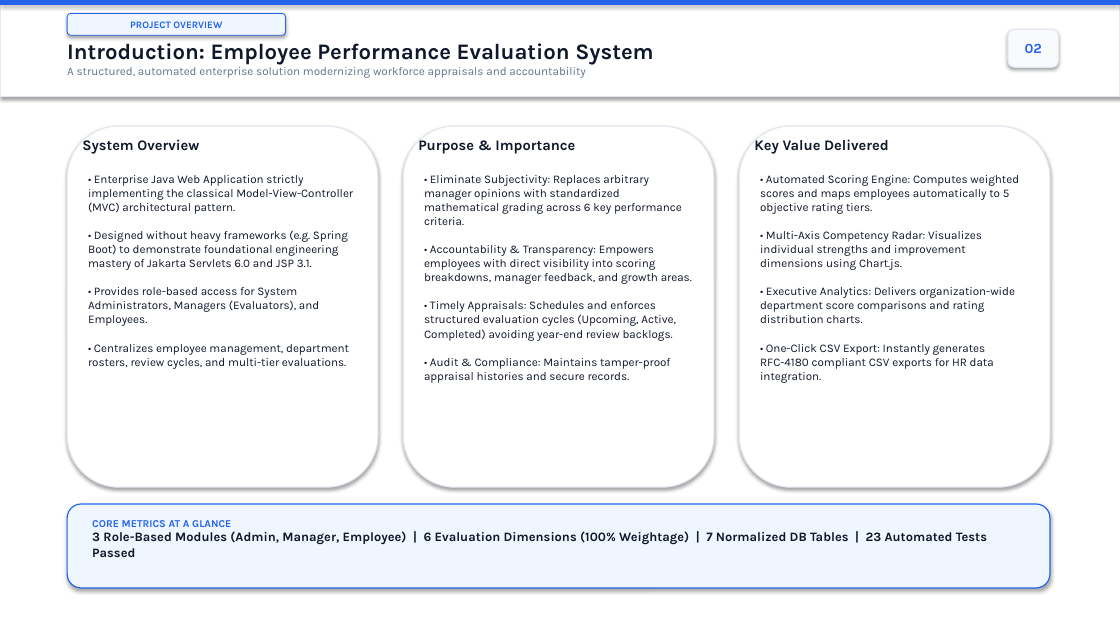
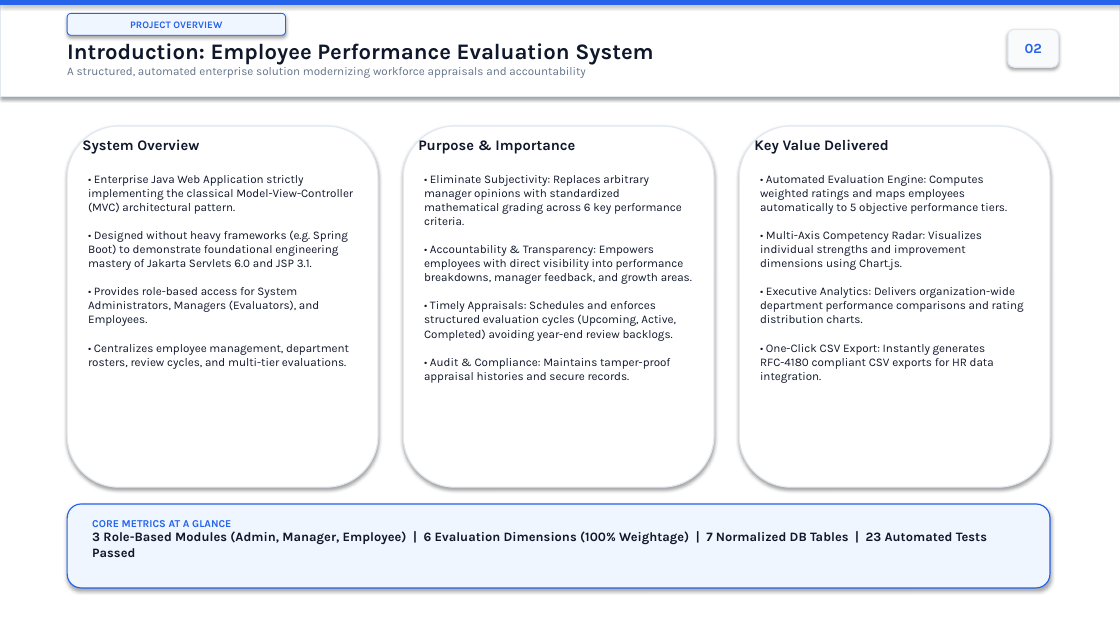
Before and after one commit to himanshu0976/Employee-Performance-Evaluation-System, a slide deck: slide 2 of Employee_Performance_Evaluation_System_Review2.pptx. Drawn at 1120x630 pixels with LibreOffice and Linux fonts; fonts in the diff are those of the drawing. Boxes give left, top, right and bottom in pixels: in the first picture for what was removed or moved away, otherwise in the second. Text is boxed around its words. In the diff, an @@ line names an element or a change of style, - is before the commit and + after.

Commit message:
Finalize Review 2 presentation and PDF: verified zero marks/scores/rubrics, full team roster, and verified integrity

```diff
--- a/Employee_Performance_Evaluation_System_Review2.pptx
+++ b/Employee_Performance_Evaluation_System_Review2.pptx
@@ text at [424,175,692,383]: text changed @@
-• Eliminate Subjectivity: Replaces arbitrary manager opinions with standardized mathematical grading across 6 key performance criteria.
-• Accountability & Transparency: Empowers employees with direct visibility into scoring breakdowns, manager feedback, and growth areas.
-• Timely Appraisals: Schedules and enforces structured evaluation cycles (Upcoming, Active, Completed) avoiding year-end review backlogs.
-• Audit & Compliance: Maintains tamper-proof appraisal histories and secure records.
+• Eliminate Subjectivity: Replaces arbitrary manager opinions with standardized mathematical grading across 6 key performance criteria.
+• Accountability & Transparency: Empowers employees with direct visibility into performance breakdowns, manager feedback, and growth areas.
+• Timely Appraisals: Schedules and enforces structured evaluation cycles (Upcoming, Active, Completed) avoiding year-end review backlogs.
+• Audit & Compliance: Maintains tamper-proof appraisal histories and secure records.
@@ text at [760,175,1024,383]: text changed @@
-• Automated Scoring Engine: Computes weighted scores and maps employees automatically to 5 objective rating tiers.
-• Multi-Axis Competency Radar: Visualizes individual strengths and improvement dimensions using Chart.js.
-• Executive Analytics: Delivers organization-wide department score comparisons and rating distribution charts.
-• One-Click CSV Export: Instantly generates RFC-4180 compliant CSV exports for HR data integration.
+• Automated Evaluation Engine: Computes weighted ratings and maps employees automatically to 5 objective performance tiers.
+• Multi-Axis Competency Radar: Visualizes individual strengths and improvement dimensions using Chart.js.
+• Executive Analytics: Delivers organization-wide department performance comparisons and rating distribution charts.
+• One-Click CSV Export: Instantly generates RFC-4180 compliant CSV exports for HR data integration.
```
Also in this commit, not shown: 9 other slides changed, 2 other files.
